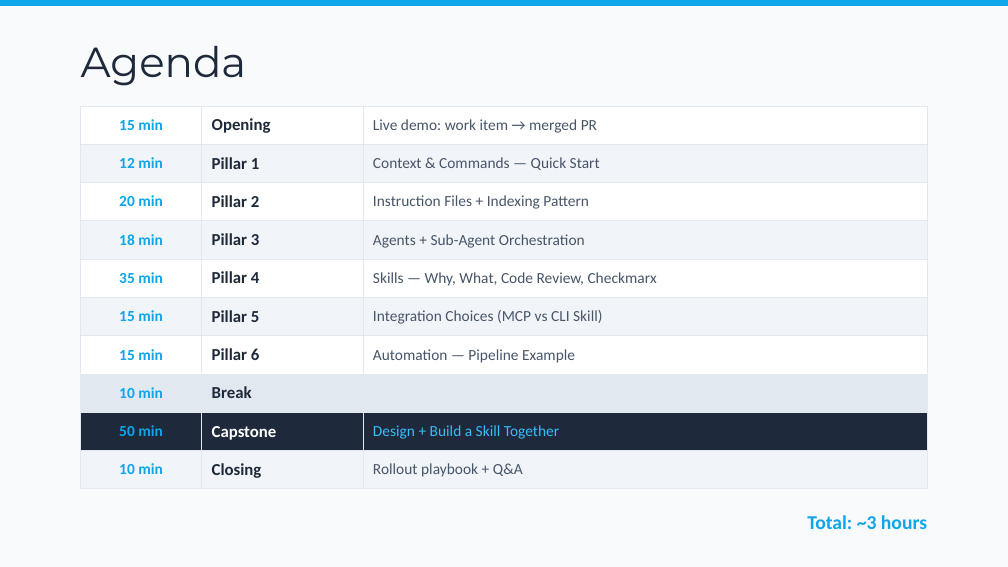
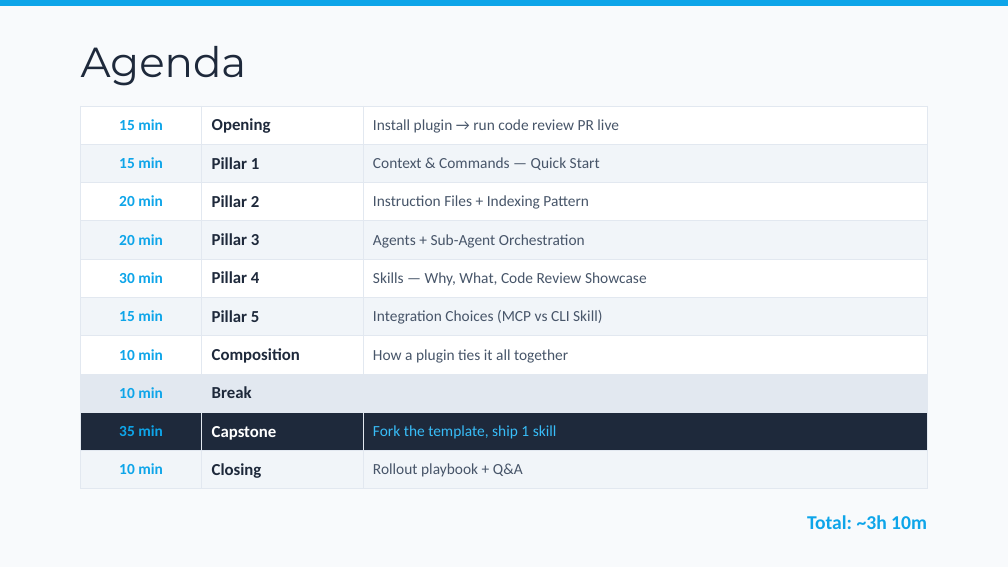
Before and after one commit to bubuding0809/copilot-cli-for-beginners, a slide deck: slide 4 of WORKSHOP-PRESENTATION.pptx. Drawn at 1008x567 pixels with LibreOffice and Linux fonts; fonts in the diff are those of the drawing. Boxes give left, top, right and bottom in pixels: in the first picture for what was removed or moved away, otherwise in the second. Text is boxed around its words. In the diff, an @@ line names an element or a change of style, - is before the commit and + after.

```diff
--- a/WORKSHOP-PRESENTATION.pptx
+++ b/WORKSHOP-PRESENTATION.pptx
@@ table at (81, 106, 927, 482) @@
-row 1, column 3: Live demo: work item → merged PR
+row 1, column 3: Install plugin → run code review PR live
-row 2, column 1: 12 min
+row 2, column 1: 15 min
-row 4, column 1: 18 min
+row 4, column 1: 20 min
-row 5, column 1: 35 min
+row 5, column 1: 30 min
-row 5, column 3: Skills — Why, What, Code Review, Checkmarx
+row 5, column 3: Skills — Why, What, Code Review Showcase
-row 7: 15 min | Pillar 6 | Automation — Pipeline Example
+row 7: 10 min | Composition | How a plugin ties it all together
-row 9, column 1: 50 min
+row 9, column 1: 35 min
-row 9, column 3: Design + Build a Skill Together
+row 9, column 3: Fork the template, ship 1 skill
@@ text at (807, 515, 927, 529): text changed @@
-Total: ~3 hours
+Total: ~3h 10m
```
Also in this commit, not shown: 12 other slides changed, 1 slide added, 2 slides removed, 3 other files.
